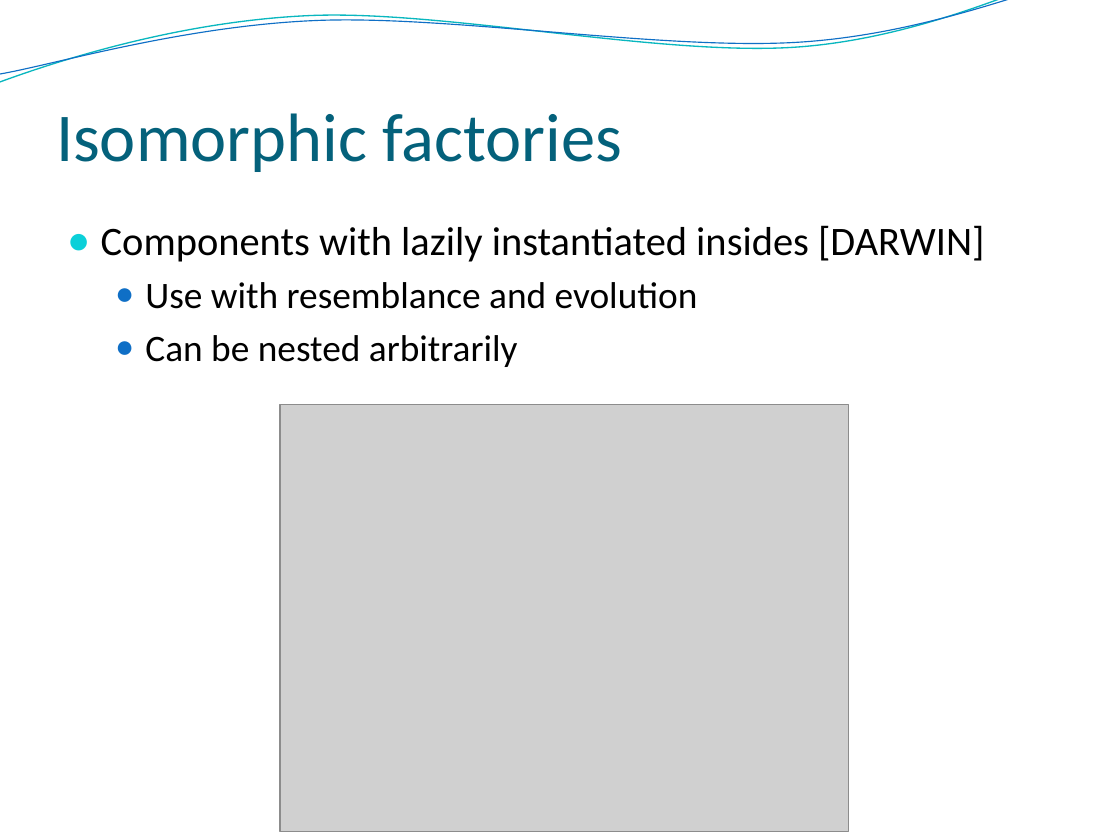
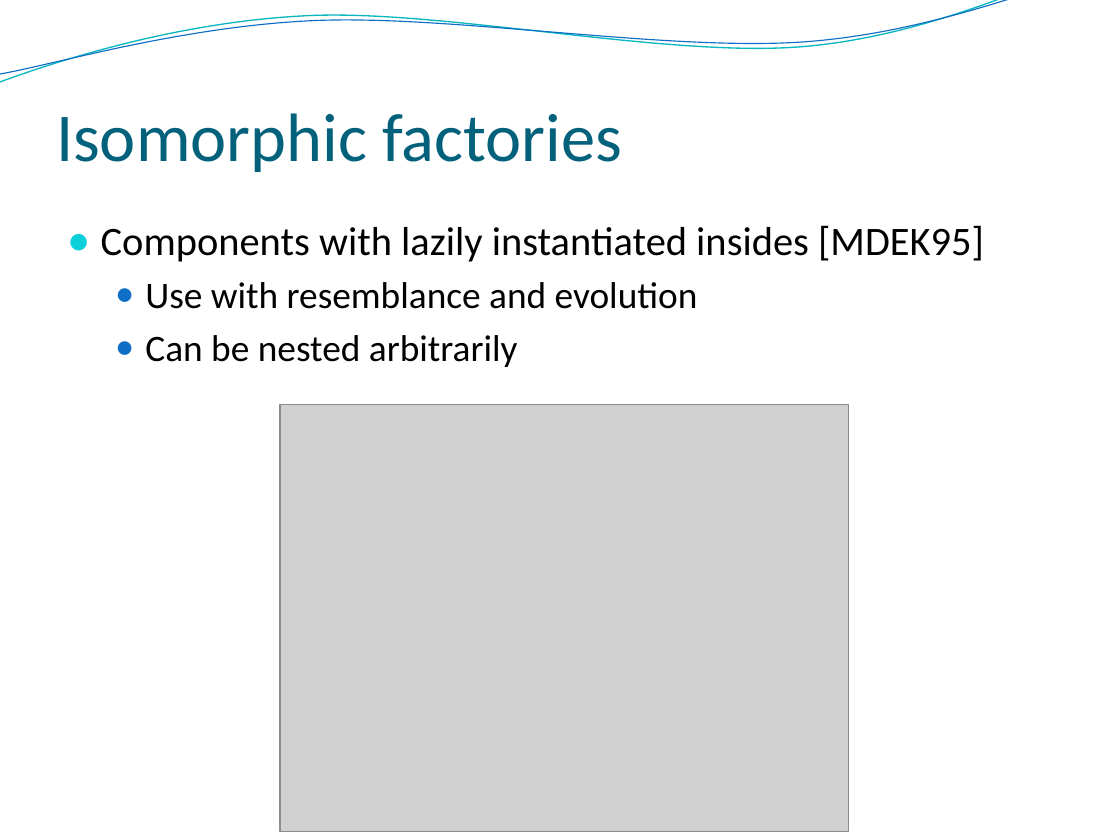
Before and after one commit to Intrinsarc/intrinsarc-evolve, a slide deck: slide 11 of Academic Work/presentations/prague/Evolve - Advanced.pptx. Drawn at 1120x840 pixels with LibreOffice and Linux fonts; fonts in the diff are those of the drawing; grey boxes stand for pictures; background and template pictures are left out. Boxes give left, top, right and bottom in pixels: in the first picture for what was removed or moved away, otherwise in the second. Text is boxed around its words. In the diff, an @@ line names an element or a change of style, - is before the commit and + after.

```diff
--- a/Academic Work/presentations/prague/Evolve - Advanced.pptx
+++ b/Academic Work/presentations/prague/Evolve - Advanced.pptx
@@ text at [101,225,984,262]: text changed @@
-● Components with lazily instantiated insides [DARWIN]
+● Components with lazily instantiated insides [MDEK95]
```
Also in this commit, not shown: 7 other slides changed, 3 other files.
